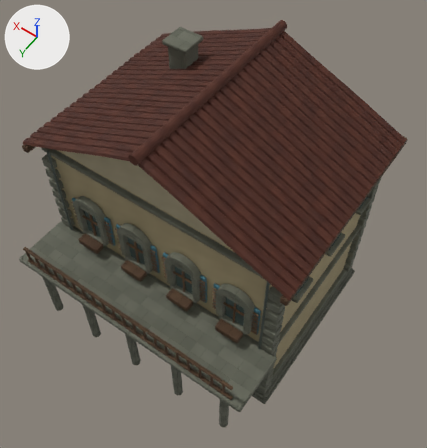
Renders of the glTF model public/assets/models/buildings/building_house_b.glb from each side of a commit.
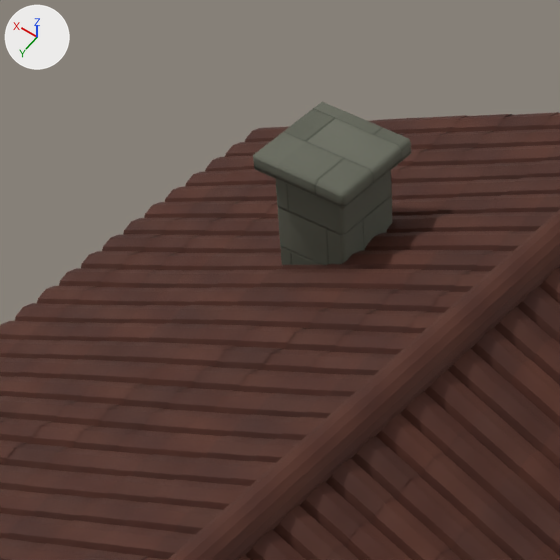
The first picture shows the older version from a 50 mm lens placed at (-9.97, 14.11, 26.56), pointed at (-0.68, 1.11, 6.12). The close-ups show the older and then the newer version on the part from 23% to 57% of the width and 0% to 33% of the height of that picture. Only the edits that show in the close-ups are written down. Arrows for +X, +Y and +Z are at upper left; the lights stay in place.

Names of what the first close-up shows: 'individual_barrel_roof_tiles', 'stepped_stone_plinth'.
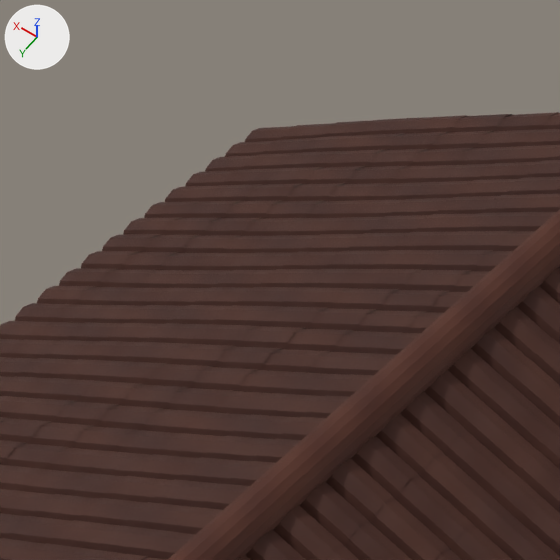
Where the newer file only moved an object's origin or applied its transform, the numbers keep the older frame.

What differs and where, as boxes [x1, y1, x2, y2] in the close-ups (560 x 560 px):
'stepped_stone_plinth', deleted: before [253, 102, 411, 266]

Edits to the bpy script that builds the scene:
```text
Remove ob_stepped_stone_plinth:
    ob_stepped_stone_plinth = bpy.data.objects.new('stepped_stone_plinth', me_cube_284)
    ob_stepped_stone_plinth.location = (0.0, 0.0, 0.17)
```
